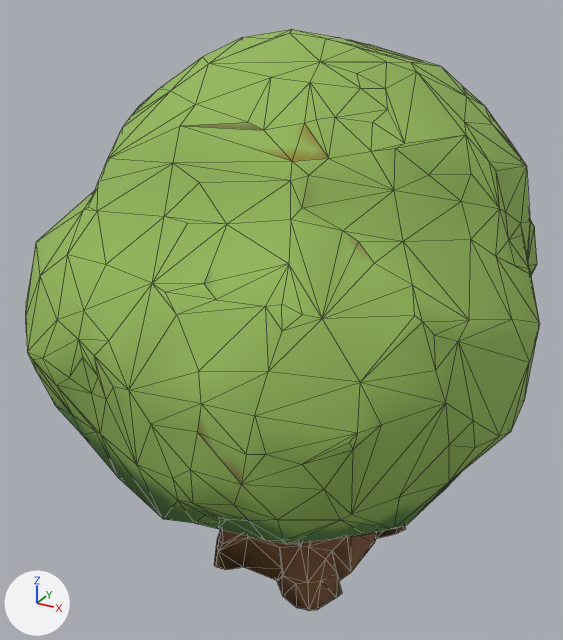
Two versions of the glTF model public/models/tree-round.glb, one commit apart.
The view is the same before and after, from a 50 mm camera at (0.587, -1.17, 0.567) aimed at (-0.042, -0.026, -0.005). Arrows for +X, +Y and +Z are at lower left; the lights stay in place. The picture after the commit comes second. Mesh edges are drawn as thin lines. Where no turn or scale is listed for an object, it has been applied to the vertices. Vertices at exactly the same position are counted once.

In view in the first picture: 'tripo_node_4bb7f3c9-4fbd-40aa-b9a7-d813743b7eee'.
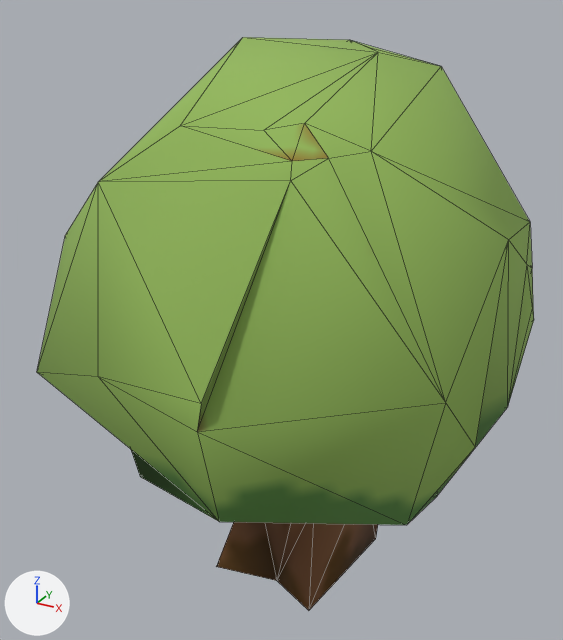
Where the newer file only moved an object's origin or applied its transform, the numbers keep the older frame.

Diff of the bpy script that builds the scene:
```diff
--- a/public/models/tree-round.glb.py
+++ b/public/models/tree-round.glb.py
@@ me_tripo_mesh_4bb7f3c9_4fbd_40aa_b9a7_d813743b7eee @@
 # used by ob_tripo_node_4bb7f3c9_4fbd_40aa_b9a7_d813743b7eee; location = (0.0, 0.0, 0.0)
-me_tripo_mesh_4bb7f3c9_4fbd_40aa_b9a7_d813743b7eee.from_pydata(...)  # 755 vertices, 1514 faces; spans x -0.42..0.42, y -0.5..0.5, z -0.489..0.489
+me_tripo_mesh_4bb7f3c9_4fbd_40aa_b9a7_d813743b7eee.from_pydata(...)  # 108 vertices, 220 faces; spans x -0.413..0.384, y -0.495..0.5, z -0.488..0.477
+# me_tripo_mesh_4bb7f3c9_4fbd_40aa_b9a7_d813743b7eee part 1: 647 vertices removed from x -0.42..0.42, y -0.5..0.494, z -0.489..0.489
 me_tripo_mesh_4bb7f3c9_4fbd_40aa_b9a7_d813743b7eee.materials.append(mat_tripo_material_4bb7f3c9_4fbd_40aa_b9a7_d813743b7eee)
```

Changed parts and their boxes (x1, y1, x2, y2) in the pictures (563 x 640 px):
'tripo_node_4bb7f3c9-4fbd-40aa-b9a7-d813743b7eee', reshaped
    before: (26, 29, 540, 611)
    after: (37, 37, 534, 610)
part 1 of me_tripo_mesh_4bb7f3c9_4fbd_40aa_b9a7_d813743b7eee, deleted (green)
    before: (26, 29, 540, 611)
